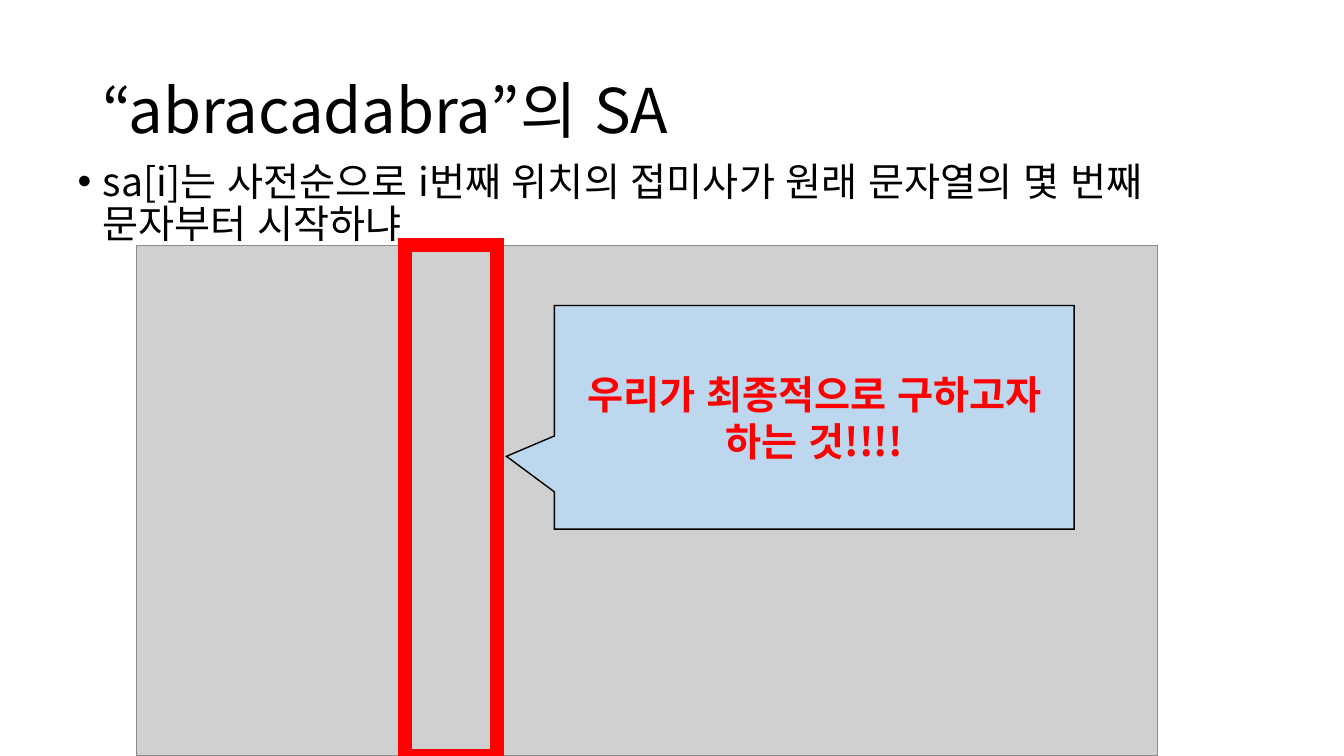
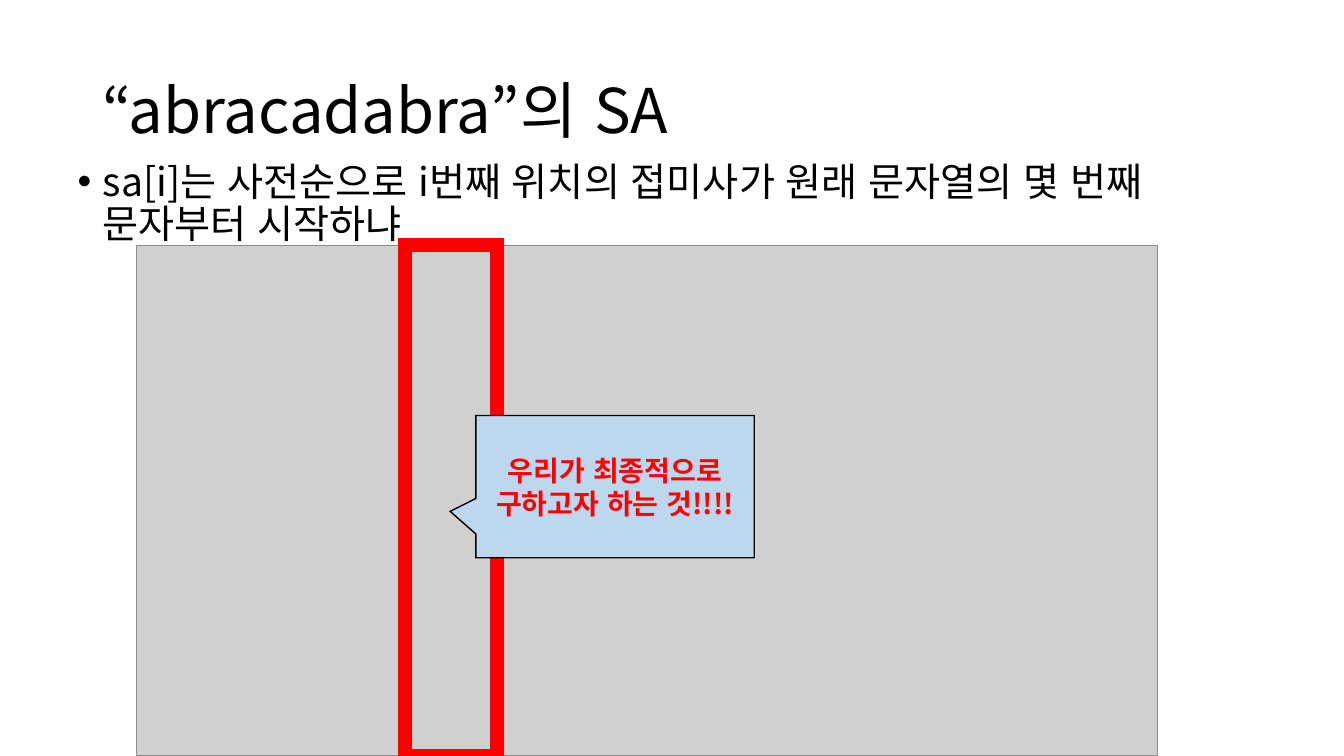
Before and after one commit to ALGOSOPT/algosopt, a slide deck: slide 4 of Chapter20/접미사배열ppt.pptx. Drawn at 1344x756 pixels with LibreOffice and Linux fonts; fonts in the diff are those of the drawing; grey boxes stand for pictures. Boxes give left, top, right and bottom in pixels: in the first picture for what was removed or moved away, otherwise in the second. Text is boxed around its words. In the diff, an @@ line names an element or a change of style, - is before the commit and + after.

```diff
--- a/Chapter20/접미사배열ppt.pptx
+++ b/Chapter20/접미사배열ppt.pptx
@@ speech box "우리가 최종적으로 구하고자 하는 것!!!!": place and size @@
-speech box "우리가 최종적으로 구하고자 하는 것!!!!" at (555, 306, 1075, 529)
+speech box "우리가 최종적으로 구하고자 하는 것!!!!" at (476, 415, 754, 558)
@@ speech box "우리가 최종적으로 구하고자 하는 것!!!!" at (476, 415, 754, 558): size 28 to 20 pt @@
```
Also in this commit, not shown: 1 other file.
